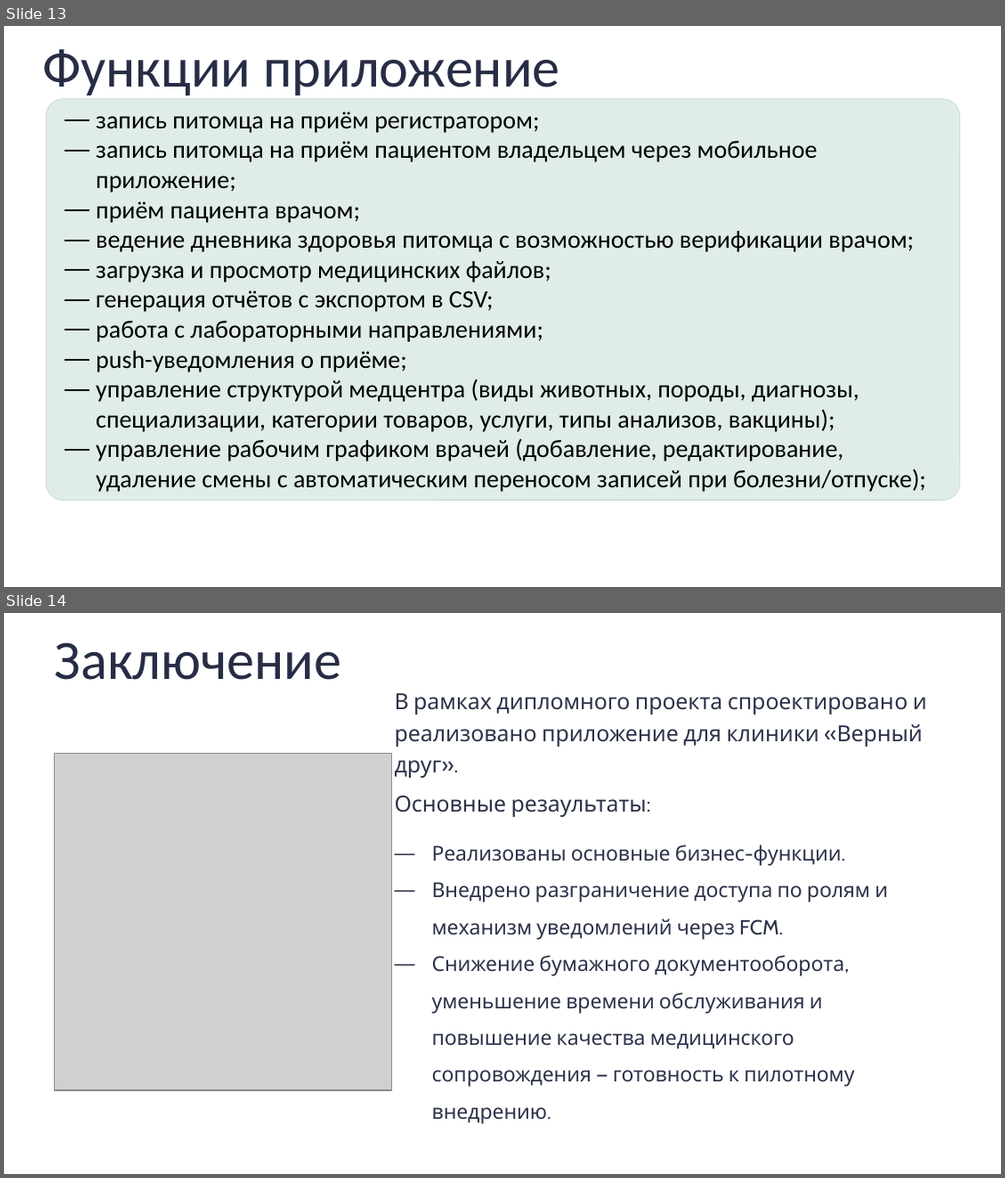
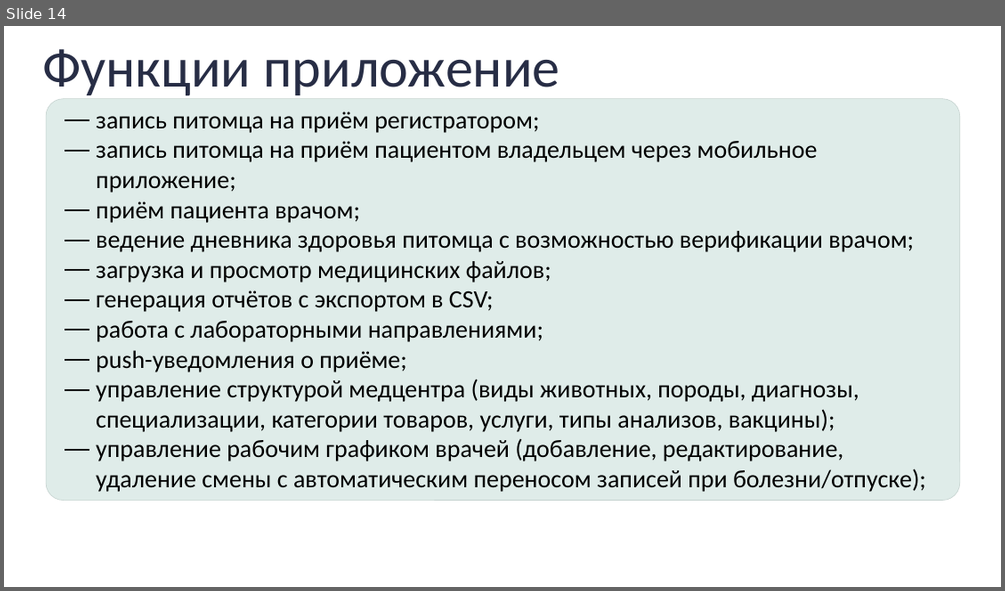
Before and after one commit to macroholms/MazurDiplome, a slide deck: Презентация.pptx. Shown one above the other, each under a label of ours: slides 13 and 14 before the commit, slide 14 after it. The pictures are 1005x1178 and 1005x591 pixels, drawn with LibreOffice and Linux fonts; fonts in the diff are those of the drawing; grey boxes stand for pictures. Boxes give left, top, right and bottom in pixels: in the first picture for what was removed or moved away, otherwise in the second. Text is boxed around its words. In the diff, an @@ line names an element or a change of style, - is before the commit and + after.

```diff
--- a/Презентация.pptx
+++ b/Презентация.pptx
@@ slide 14 removed at bbox=[4, 613, 1001, 1174], background #FFFFFF @@
@@ text removed at bbox=[55, 642, 341, 680] @@
-Заключение
@@ text removed at bbox=[395, 693, 927, 778] @@
-В рамках дипломного проекта спроектировано и реализовано приложение для клиники «Верный друг».
@@ picture removed at bbox=[55, 754, 392, 1090] @@
@@ text removed at bbox=[395, 795, 647, 817] @@
-Основные резаультаты:
@@ text removed at bbox=[432, 844, 888, 1124] @@
-― Реализованы основные бизнес-функции.
-― Внедрено разграничение доступа по ролям и механизм уведомлений через FCM.
-― Снижение бумажного документооборота, уменьшение времени обслуживания и повышение качества медицинского сопровождения — готовность к пилотному внедрению.
@@ what was slide 13 is now slide 14 @@
```
Also in this commit, not shown: 2 slides added, 1 other file.
